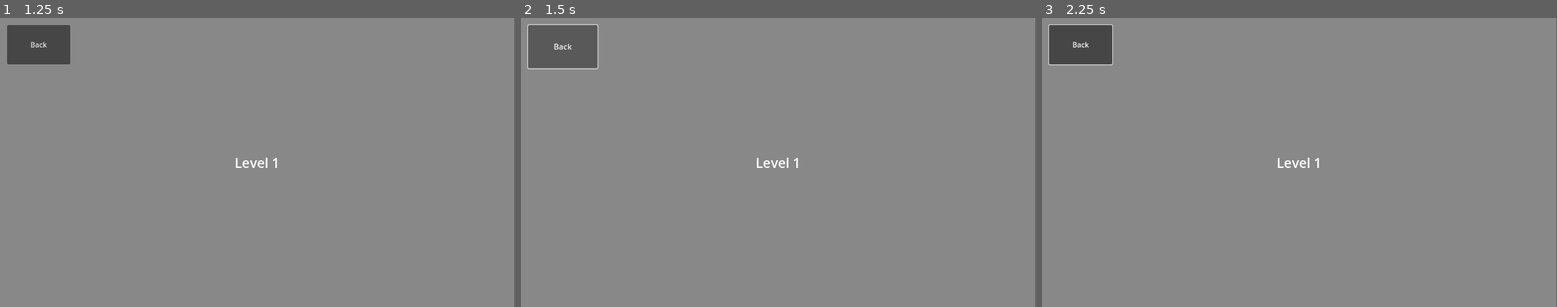
Above: before the commit, frames 1-3 (left to right).
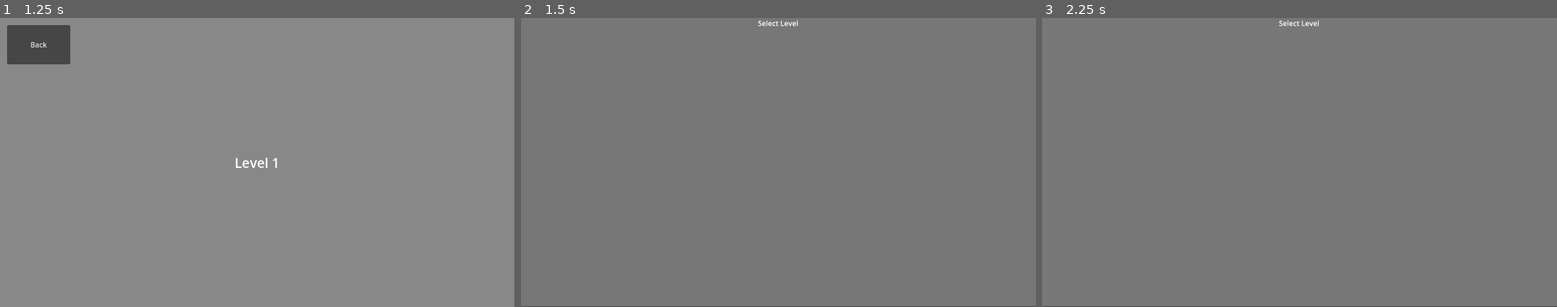
Above: after the commit, the same moments.

Repository: moaatt2/My-First-Game
Game: Godot game, scene res://levels/level_1.tscn
Two runs of this game, one before a commit and one after it. Both use one fixed random seed, a clock stepped at 60 frames per second and the inputs below. This scene is started directly instead of the project's main scene.
Inputs (mouse positions are in pixels of both pictures, inside the frame that each line leads up to):
- Up to frame 1 (1.25 s): tap Enter at 0.5 s; move the mouse to (370, 148) at 0.52 s; hold D (move_right) from 0.53 s (still down); tap Shift (dash) at 0.6 s; tap Space (jump) at 0.77 s
- Up to frame 2 (1.5 s): release D (move_right) at 1.25 s; click "Back" at 1.25 s
- Up to frame 3 (2.25 s): move the mouse to (1196, 176) at 2.02 s; hold D (move_right) from 2.03 s (still down); tap Shift (dash) at 2.1 s

Frame 1 is identical in both runs. In frame 2, 2.9% of the frame differs, in the area x 0-100%, y 0-100%; in frame 3, 2.6%.

Commit message:
First level made to test button going to target scene.

Diff:
--- a/levels/level_1.tscn
+++ b/levels/level_1.tscn
@@ -24,3 +24,4 @@
 offset_right = 157.0
 offset_bottom = 104.0
 text = "Back"
+level_path = "uid://ddcb3d6iub6se"
